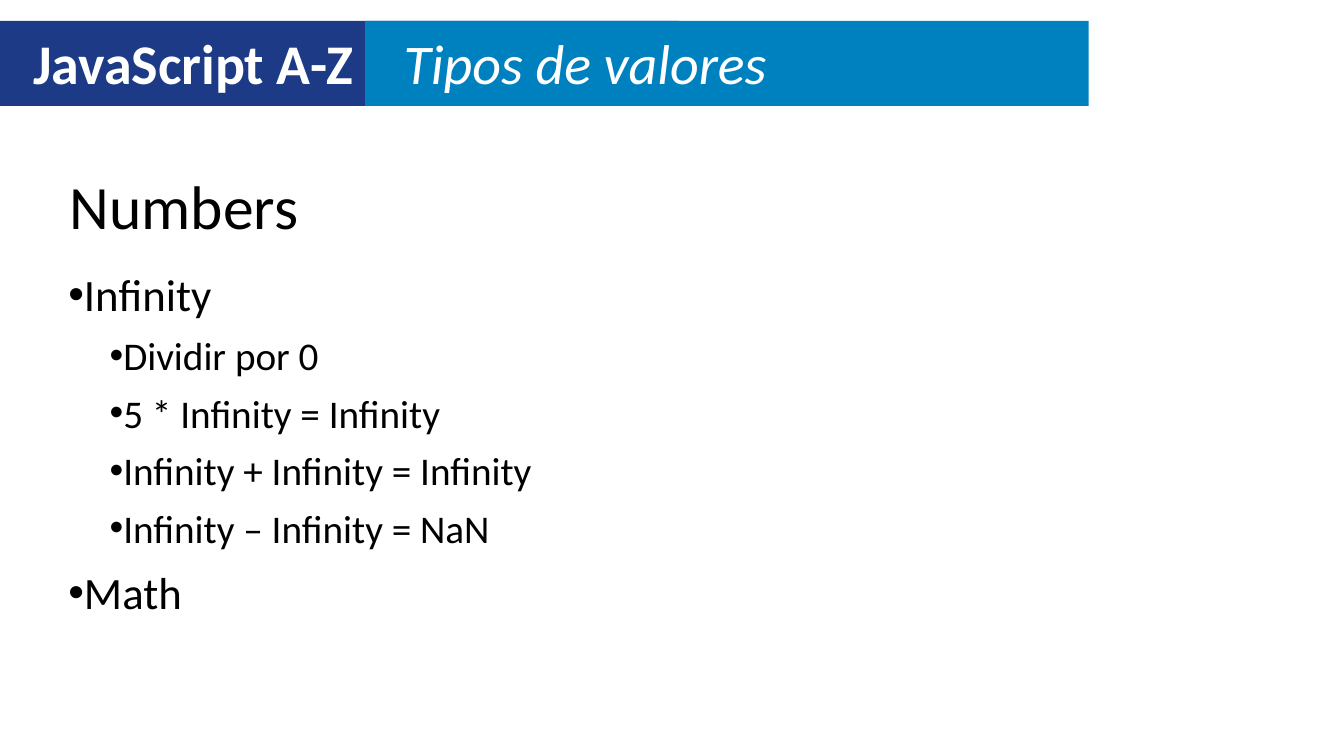
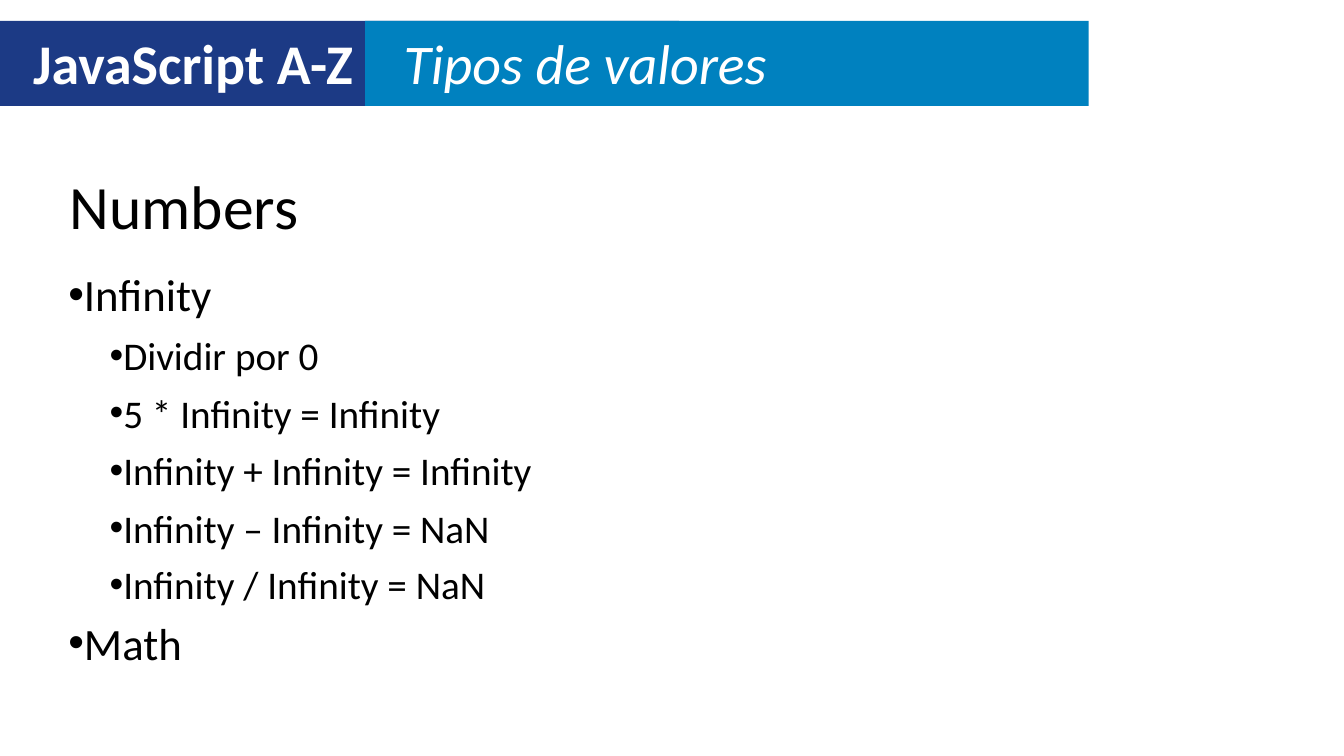
Before and after one commit to ITLab-Academy/Javascript_A_Z, a slide deck: slide 6 of Slides.pptx. Drawn at 1344x756 pixels with LibreOffice and Linux fonts; fonts in the diff are those of the drawing. Boxes give left, top, right and bottom in pixels: in the first picture for what was removed or moved away, otherwise in the second. Text is boxed around its words. In the diff, an @@ line names an element or a change of style, - is before the commit and + after.

```diff
--- a/Slides.pptx
+++ b/Slides.pptx
@@ text added at box(123, 572, 485, 606), 28 pt, text #000000 @@
+• Infinity / Infinity = NaN
@@ text "Math": place and size @@
-text "Math" at box(84, 578, 182, 610)
+text "Math" at box(84, 629, 182, 661)
```
Also in this commit, not shown: 1 other slide changed, 1 other file.
